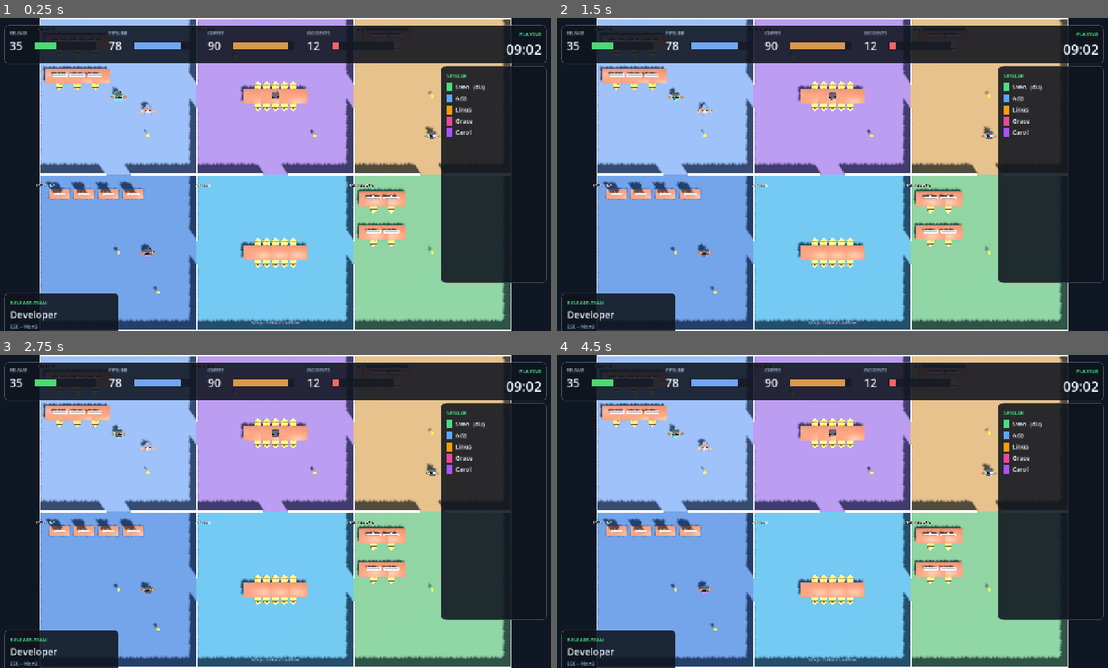
Above: before the commit, frames 1-4 (two rows, left to right).
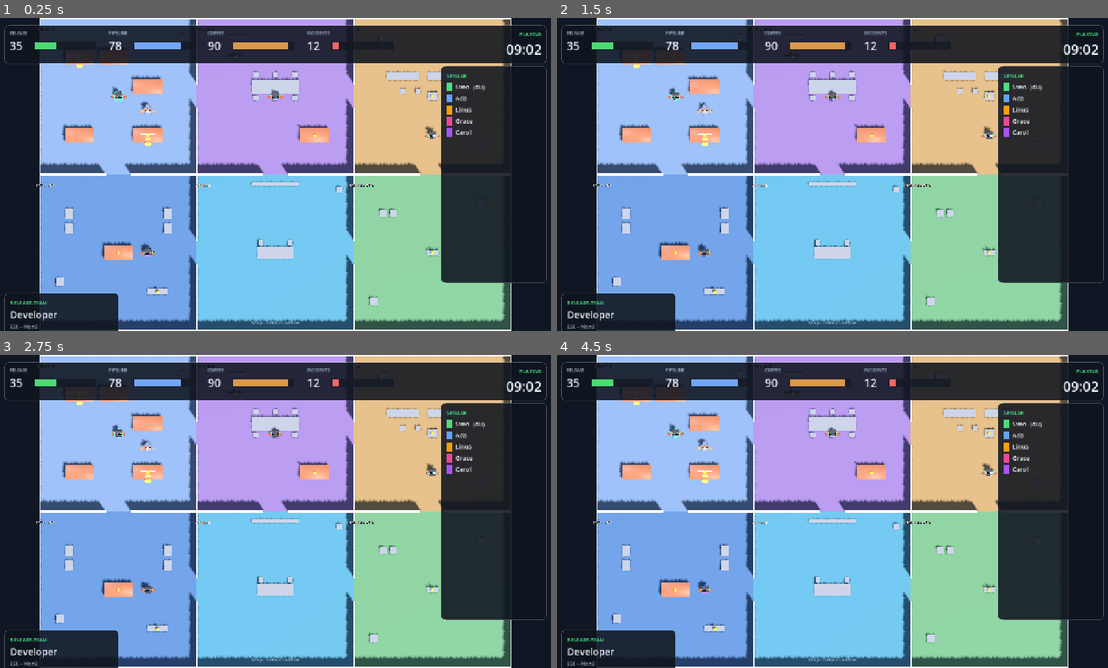
Above: after the commit, the same moments.

Repository: rausch-tech/merge-commit-mayhem
Game: Godot game, scene res://scenes/demo_world.tscn
Same seed, same stepped clock (60 frames per second), same inputs: the game is played once before the commit and once after it. This scene is started directly instead of the project's main scene.
Inputs:
- Up to frame 1 (0.25 s): no input
- Up to frame 2 (1.5 s): tap Enter at 0.5 s; hold D 0.53-1.28 s; hold S from 1.28 s (still down)
- Up to frame 3 (2.75 s): release S at 2.03 s; hold D from 2.03 s (still down)
- Up to frame 4 (4.5 s): release D at 2.78 s; hold W 2.78-3.53 s; hold A from 3.53 s (still down)

The runs differ from the first frame. In frame 1, 7.2% of the frame differs, in the area x 7-81%, y 14-93%; in frame 2, 7.2%; in frame 3, 7.2%; in frame 4, 7.2%.

Commit message:
feat(godot-3d): render mapObjects from map JSON instead of room heuristics
Map-Builder rendert die Tier-4-Props (mapObjects[]) jetzt als 3D-Meshes
basierend auf object.kind. Drei Kinds haben echte KayKit-Assets registriert
(desk, chair_desk, monitor); die restlichen 13 Kinds aus default.json
fallen auf eine graue Fallback-Box mit Kind-Label zurueck, damit auf einen
Blick sichtbar ist, welche Assets noch fehlen.

Drop: _decorate_rooms() + _place_desk_row() + _place_meeting_table() +
_place_server_racks() — Heuristiken pro Room-Id waren ein Hack-
Provisorium solange die Maps keine Props hatten. Jetzt ist das Map-JSON
die Wahrheit (Editor-Output, server-side validated).

Visual-Verify mit aerial render default.json: 44 Props sichtbar verteilt
auf alle 6 Raeume — vorher waren nur die hardcoded Desk-Reihen pro Room
sichtbar (open_space hatte 6 Desks aus _decorate_rooms statt der 7
echten Props aus der JSON).

object.x/y wird als CENTER interpretiert (per docs/maps.md), Position
ueber Protocol.server_to_world; rotation 0/90/180/270 wird auf die
Y-Achse des holder-Nodes angewendet. Server-side blocks_movement-AABB-
Swap macht fuer die Visualisierung nichts, da wir das Mesh selbst
rotieren.

Out-of-scope (Asset-Pipeline-Slice 4.0.x):
- 13 fehlende KayKit-Assets in KIND_ASSETS-Dict registrieren:
  chair_meeting, server_rack, plant_cactus, crate, meeting_table,
  presentation_screen, kitchen_counter, chair_stool, cabinet,
  coffee_machine, fridge, monitoring_panel, old_workstation

Parse-check: 12/12 GDScripts OK.

Co-Authored-By: Claude Opus 4.7 (1M context) <noreply@anthropic.com>

Diff:
--- a/godot-3d/scripts/map_builder.gd
+++ b/godot-3d/scripts/map_builder.gd
@@ -11,17 +11,32 @@
 #   Walls/<segment_n>    — extruded box-mesh per wall segment (between doors)
 #   SpawnPoints/<i>      — invisible Marker3D per spawn (used by world.gd)
 #   TaskAnchors/<task_id>— invisible Marker3D per task anchor
-#   Furniture            — placed Office decor (KayKit Bits)
+#   MapObjects/<kind_n>  — Tier-4 props (desks, chairs, monitors, …) gerendert
+#                          aus map.mapObjects[]. Kinds mit echten KayKit-Assets
+#                          → instanced asset; sonst → Fallback-Box mit Kind-
+#                          Label (sieht hässlich aus, aber zeigt klar wo Assets
+#                          fehlen — Asset-Pipeline ist Tier 4.0.x).
 
 const WALL_HEIGHT: float = 2.6
 const WALL_THICKNESS: float = 0.12
 const FLOOR_THICKNESS: float = 0.05
 const WORLD_SCALE: float = Protocol.WORLD_SCALE
 
-# Asset references — shared furniture pool used to decorate rooms heuristically.
-const DESK_SCENE: PackedScene = preload("res://assets/furniture/desk.gltf")
-const CHAIR_SCENE: PackedScene = preload("res://assets/furniture/chair_desk_A.gltf")
-const MONITOR_SCENE: PackedScene = preload("res://assets/furniture/monitor.gltf")
+# kind → PackedScene mapping. Kinds, die hier nicht aufgelistet sind, fallen
+# auf einen grauen Fallback-Box mit Kind-Label zurück (siehe _make_map_object).
+# Wenn neue Assets dazukommen: hier registrieren, Eintrag aus `docs/maps.md`
+# Kind-Catalogue als Wahrheits-Source nutzen.
+const KIND_ASSETS: Dictionary = {
+	"desk":       preload("res://assets/furniture/desk.gltf"),
+	"chair_desk": preload("res://assets/furniture/chair_desk_A.gltf"),
+	"monitor":    preload("res://assets/furniture/monitor.gltf"),
+}
+
+# Fallback-Box-Farbe + Höhe für Kinds ohne Asset. Höhe ist absichtlich klein
+# damit er nicht visuell mit Wänden konkurriert.
+const COLOR_PROP_FALLBACK: Color = Color(0.55, 0.55, 0.58)
+const PROP_FALLBACK_HEIGHT: float = 0.6
+const PROP_LABEL_HEIGHT: float = 0.95
 
 # Visual tone per room id — falls back to room.color from JSON.
 const ROOM_TINT_OVERRIDE: Dictionary = {
@@ -99,10 +114,10 @@
 		diamond.position.y = 1.2
 		marker.add_child(diamond)
 
-	var furniture := Node3D.new()
-	furniture.name = "Furniture"
-	root.add_child(furniture)
-	_decorate_rooms(furniture, map.get("rooms", []))
+	var props := Node3D.new()
+	props.name = "MapObjects"
+	root.add_child(props)
+	_build_map_objects(props, map.get("mapObjects", []))
 
 	return root
 
@@ -381,76 +396,74 @@
 		parent.add_child(wall)
 		idx += 1
 
-# -- Furniture decoration ---------------------------------------------------
-
-static func _decorate_rooms(parent: Node3D, rooms: Array) -> void:
-	for room in rooms:
-		var room_id := str(room.get("id", ""))
-		var rx: float = float(room.get("x", 0))
-		var ry: float = float(room.get("y", 0))
-		var rw: float = float(room.get("width", 0))
-		var rh: float = float(room.get("height", 0))
-		var cx: float = rx + rw * 0.5
-		var cz: float = ry + rh * 0.5
-		match room_id:
-			"open_space":
-				_place_desk_row(parent, rx + 200, ry + 250, 3, 0)
-				_place_desk_row(parent, rx + 200, ry + 600, 3, 0)
-			"meeting_room":
-				_place_meeting_table(parent, cx, cz)
-			"server_room":
-				_place_server_racks(parent, rx, ry, rw, rh)
-			"war_room":
-				_place_meeting_table(parent, cx, cz)
-			"kitchen":
-				_place_desk_row(parent, rx + 250, ry + 200, 2, 0)
-			"legacy_basement":
-				_place_desk_row(parent, rx + 200, ry + 250, 2, 0)
-				_place_desk_row(parent, rx + 200, ry + 600, 2, 0)
-			_:
-				pass
-
-static func _place_desk_row(parent: Node3D, start_x: float, start_z: float, count: int, _rotation: float) -> void:
-	var spacing_world: float = 1.8
-	for i in count:
-		var pos_world := Protocol.server_to_world(start_x, start_z)
-		pos_world.x += i * spacing_world
-		var desk := DESK_SCENE.instantiate() as Node3D
-		desk.position = pos_world
-		parent.add_child(desk)
-		var monitor := MONITOR_SCENE.instantiate() as Node3D
-		monitor.position = pos_world + Vector3(0, 0.78, -0.25)
-		parent.add_child(monitor)
-		var chair := CHAIR_SCENE.instantiate() as Node3D
-		chair.position = pos_world + Vector3(0, 0, 0.9)
-		chair.rotation.y = PI
-		parent.add_child(chair)
-
-static func _place_meeting_table(parent: Node3D, server_x: float, server_z: float) -> void:
-	var table_pos := Protocol.server_to_world(server_x, server_z)
-	# Use desk as a long table proxy; KayKit doesn't ship a dedicated meeting table here.
-	for i in range(-1, 2):
-		var t := DESK_SCENE.instantiate() as Node3D
-		t.position = table_pos + Vector3(i * 1.8, 0, 0)
-		parent.add_child(t)
-	for i in range(-2, 3):
-		var c := CHAIR_SCENE.instantiate() as Node3D
-		c.position = table_pos + Vector3(i * 0.9, 0, 1.0)
-		c.rotation.y = PI
-		parent.add_child(c)
-		var c2 := CHAIR_SCENE.instantiate() as Node3D
-		c2.position = table_pos + Vector3(i * 0.9, 0, -1.0)
-		parent.add_child(c2)
-
-static func _place_server_racks(parent: Node3D, rx: float, ry: float, rw: float, rh: float) -> void:
-	# Stack monitors as makeshift "server racks" along the room edges.
-	for i in 4:
-		var pos_world := Protocol.server_to_world(rx + 200 + i * 250.0, ry + 200)
-		var rack := MONITOR_SCENE.instantiate() as Node3D
-		rack.position = pos_world + Vector3(0, 1.2, 0)
-		rack.scale = Vector3(0.8, 1.6, 0.8)
-		parent.add_child(rack)
-		var stand := DESK_SCENE.instantiate() as Node3D
-		stand.position = pos_world
-		stand.scale = Vector3(0.7, 0.5, 0.7)
-		parent.add_child(stand)
+# -- MapObjects rendering ----------------------------------------------------
+#
+# Map-JSON ist single source of truth für alle Furniture/Props (jeder Eintrag
+# in mapObjects[] = ein 3D-Objekt). Heuristische Furniture-Platzierung pro
+# Room-Id (vor Slice A1) ist gedroppt — Map-Editor und Schema beschreiben
+# jetzt vollständig was wo steht.
+#
+# object.x/y ist CENTER (nicht top-left). object.rotation ∈ {0, 90, 180, 270}
+# rotiert das Mesh um die Y-Achse. Die object.width/height beziehen sich auf
+# die UN-rotierte Form — Rotation 90/270 swapped den AABB-Footprint, aber
+# da wir das Mesh selbst rotieren, brauchen wir den Swap visuell nicht.
+# (Server-side Collision macht das Swap für blocks_movement, siehe
+# game_map.map_object_aabb().)
+
+static func _build_map_objects(parent: Node3D, map_objects: Array) -> void:
+	for i in map_objects.size():
+		var obj: Dictionary = map_objects[i]
+		var kind := str(obj.get("kind", ""))
+		var node := _make_map_object(kind, obj)
+		node.name = "%s_%d" % [kind if kind != "" else "obj", i]
+		parent.add_child(node)
+
+static func _make_map_object(kind: String, obj: Dictionary) -> Node3D:
+	var holder := Node3D.new()
+	var ox: float = float(obj.get("x", 0))
+	var oy: float = float(obj.get("y", 0))
+	var rot_deg: int = int(obj.get("rotation", 0))
+
+	holder.position = Protocol.server_to_world(ox, oy)
+	holder.rotation.y = deg_to_rad(float(rot_deg))
+
+	if KIND_ASSETS.has(kind):
+		var asset := (KIND_ASSETS[kind] as PackedScene).instantiate() as Node3D
+		holder.add_child(asset)
+	else:
+		holder.add_child(_make_fallback_prop(kind, obj))
+
+	return holder
+
+# Fallback-Visual für Kinds ohne registriertes Asset: graue Box mit Kind-Label.
+# Bewusst hässlich, damit man auf einen Blick sieht, welche Assets noch
+# fehlen. Lange Liste pro Map = Asset-Pipeline-Slice ist überfällig.
+static func _make_fallback_prop(kind: String, obj: Dictionary) -> Node3D:
+	var holder := Node3D.new()
+	var ow: float = float(obj.get("width", 0))
+	var oh: float = float(obj.get("height", 0))
+
+	var box := MeshInstance3D.new()
+	var mesh := BoxMesh.new()
+	mesh.size = Vector3(ow * WORLD_SCALE, PROP_FALLBACK_HEIGHT, oh * WORLD_SCALE)
+	box.mesh = mesh
+	box.position.y = PROP_FALLBACK_HEIGHT * 0.5
+
+	var mat := StandardMaterial3D.new()
+	mat.albedo_color = COLOR_PROP_FALLBACK
+	mat.metallic = 0.05
+	mat.roughness = 0.85
+	box.material_override = mat
+	holder.add_child(box)
+
+	if kind != "":
+		var label := Label3D.new()
+		label.text = kind
+		label.position.y = PROP_LABEL_HEIGHT
+		label.font_size = 28
+		label.outline_size = 4
+		label.modulate = Color(1.0, 1.0, 1.0, 0.85)
+		label.no_depth_test = true
+		holder.add_child(label)
+
+	return holder
